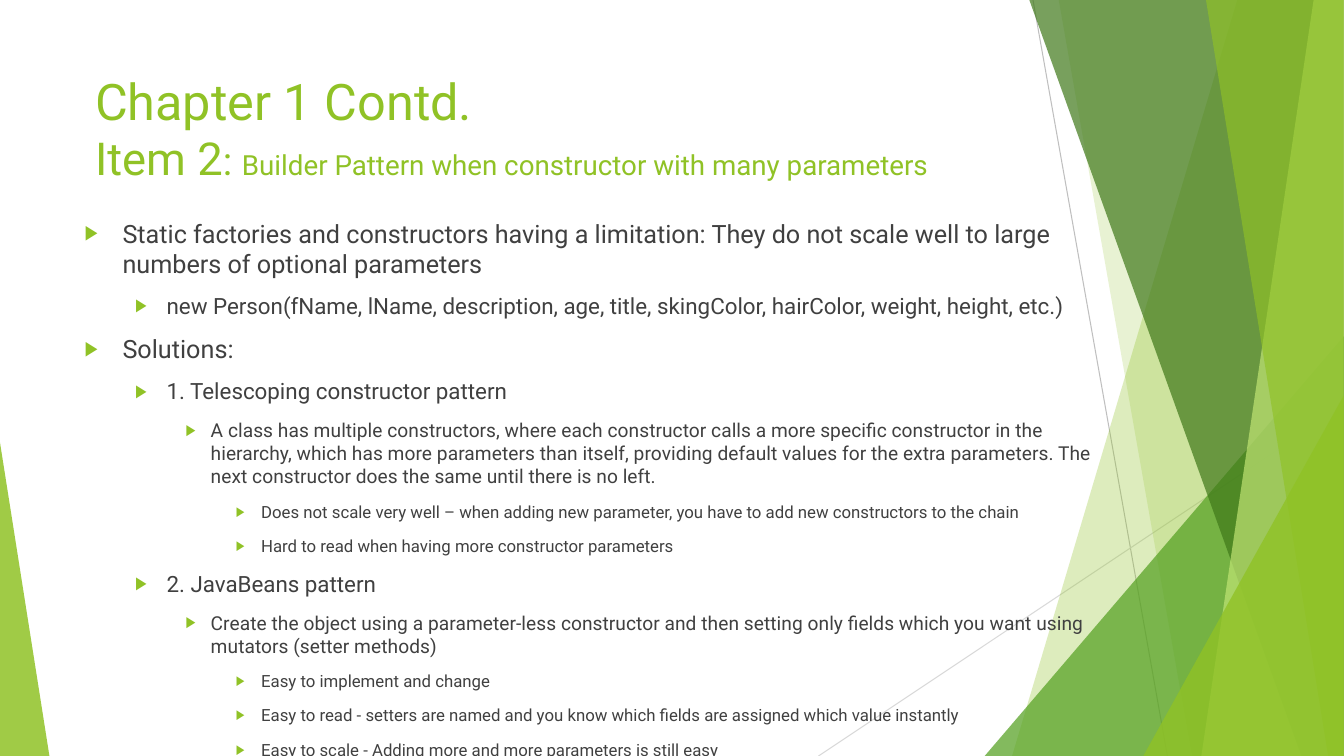
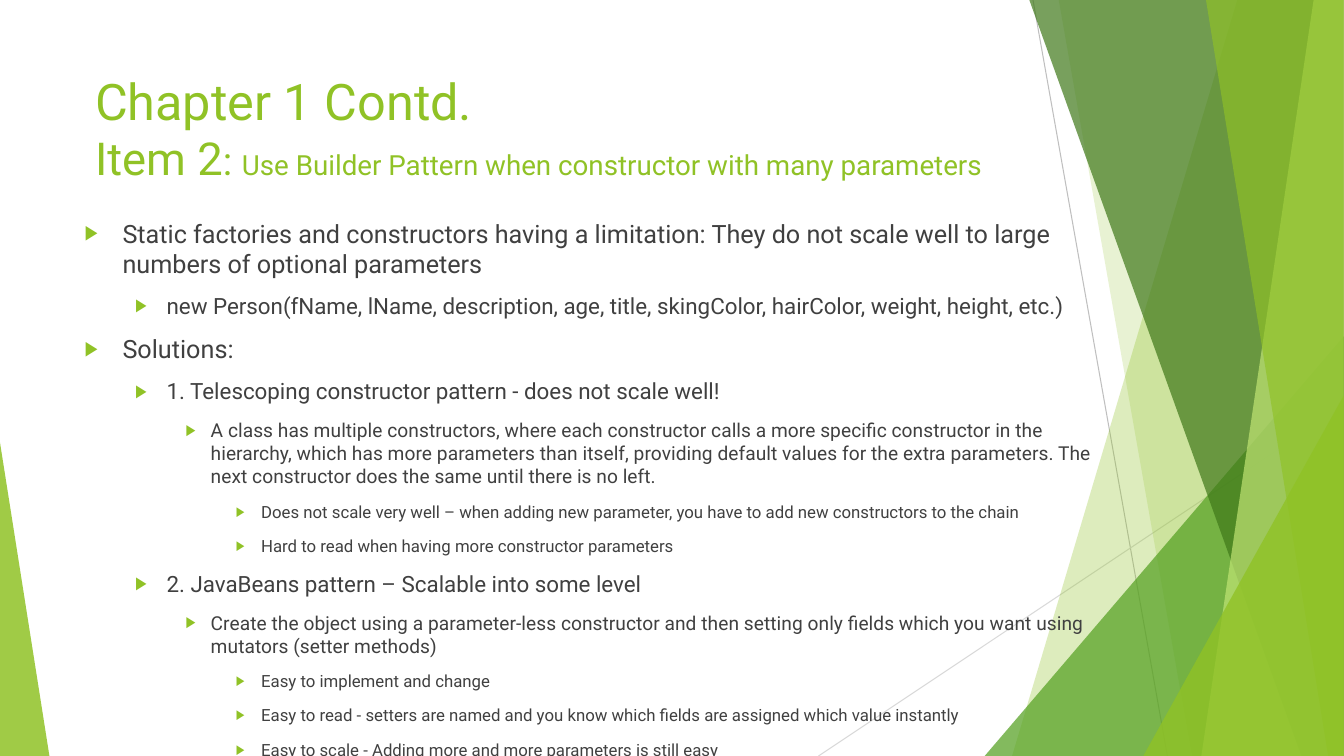
Before and after one commit to chinthanabt/EffectiveJava, a slide deck: slide 5 of EffectiveJava.pptx. Drawn at 1344x756 pixels with LibreOffice and Linux fonts; fonts in the diff are those of the drawing. Boxes give left, top, right and bottom in pixels: in the first picture for what was removed or moved away, otherwise in the second. Text is boxed around its words. In the diff, an @@ line names an element or a change of style, - is before the commit and + after.

```diff
--- a/EffectiveJava.pptx
+++ b/EffectiveJava.pptx
@@ title at (x1=95, y1=82, x2=982, y2=181): text changed @@
-Chapter 1 Contd.
-Item 2: Builder Pattern when constructor with many parameters
+Chapter 1 Contd.
+Item 2: Use Builder Pattern when constructor with many parameters
@@ text at (x1=167, y1=382, x2=719, y2=404): text changed @@
-  ▶ 1. Telescoping constructor pattern
+  ▶ 1. Telescoping constructor pattern - does not scale well!
@@ text at (x1=167, y1=575, x2=641, y2=597): text changed @@
-  ▶ 2. JavaBeans pattern
+  ▶ 2. JavaBeans pattern – Scalable into some level
```
Also in this commit, not shown: 3 other slides changed, 4 other files.
